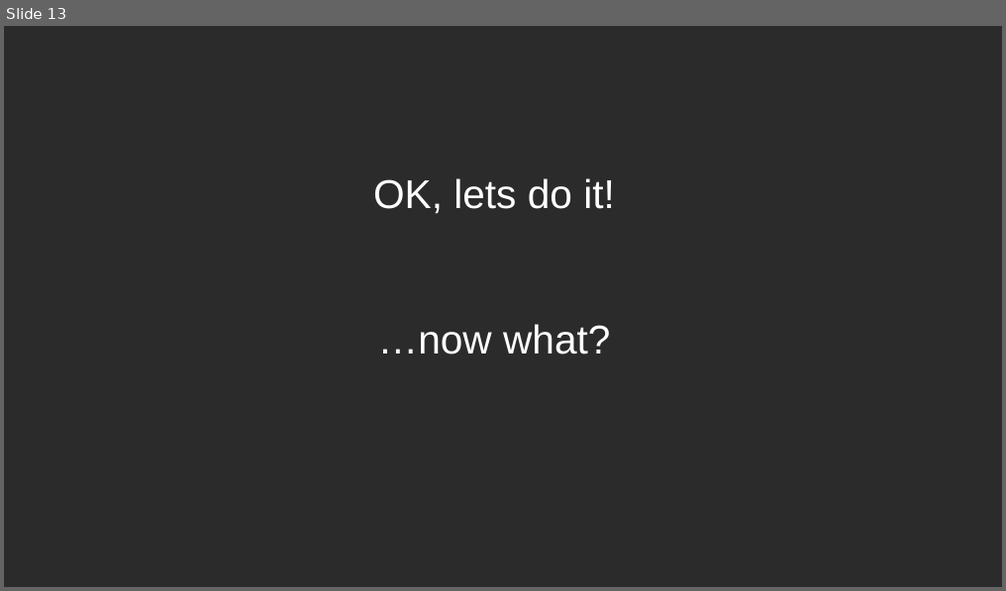
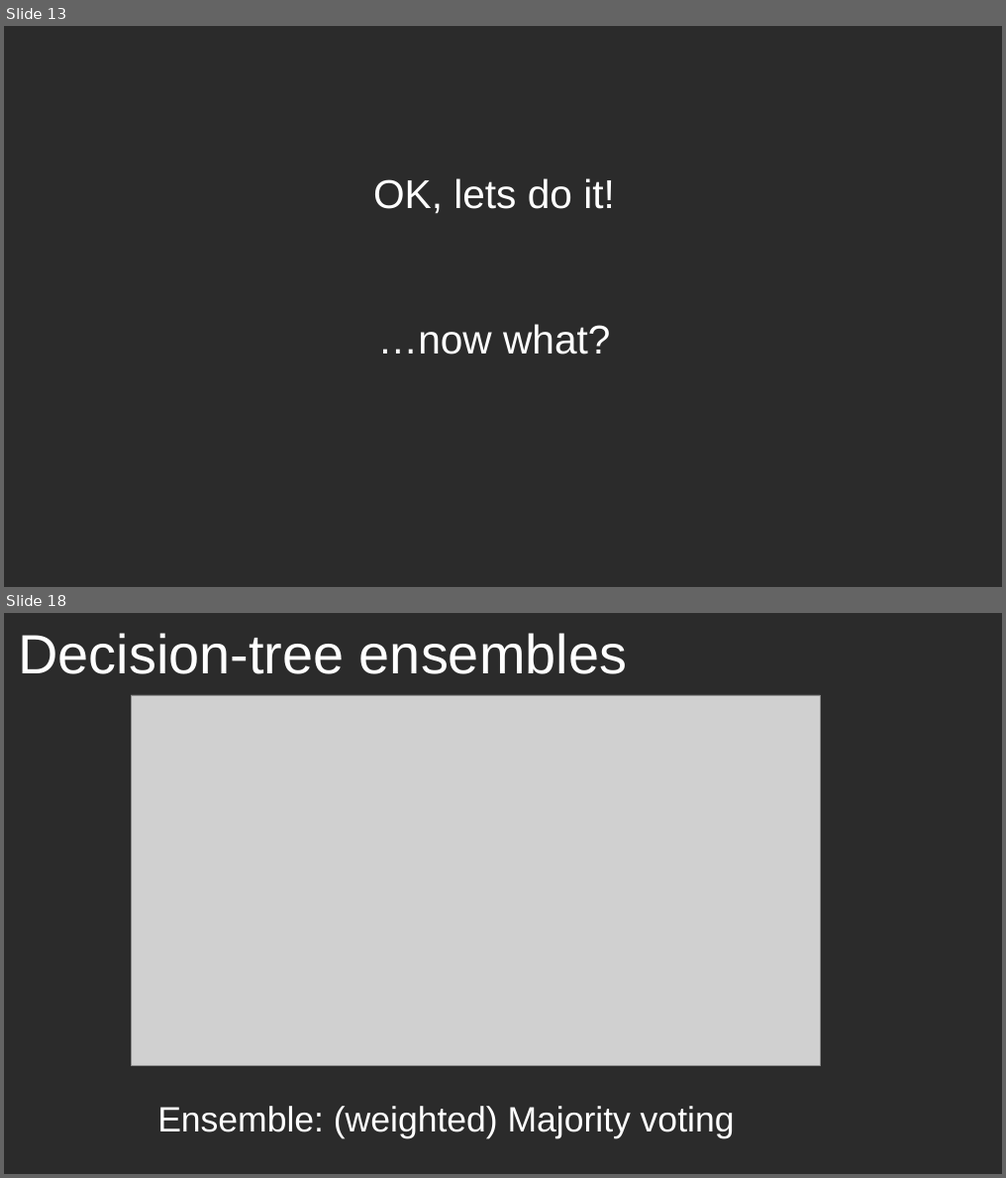
Before and after one commit to jonnor/embeddedml, a slide deck: doc/euroscipy2018/slides.odp. Shown one above the other, each under a label of ours: slide 13 before the commit, slides 13 and 18 after it; the slides between them are not shown. The pictures are 1006x591 and 1006x1178 pixels, drawn with LibreOffice and Linux fonts; fonts in the diff are those of the drawing; grey boxes stand for pictures; background and template pictures are left out; a plain dark background stands for a picture behind light text. Boxes give left, top, right and bottom in pixels: in the first picture for what was removed or moved away, otherwise in the second. Text is boxed around its words. In the diff, an @@ line names an element or a change of style, - is before the commit and + after.

```diff
--- a/doc/euroscipy2018/slides.odp
+++ b/doc/euroscipy2018/slides.odp
@@ slide 18 added at bbox=[4, 613, 1002, 1174], background picture (left out) @@
@@ title added at bbox=[18, 633, 627, 674], 44 pt, text #FFFFFF @@
+Decision-tree ensembles
@@ picture added at bbox=[131, 695, 821, 1065] @@
@@ text added at bbox=[157, 1106, 735, 1139], 28 pt, text #FFFFFF @@
+Ensemble: (weighted) Majority voting
```
Also in this commit, not shown: 16 slides changed, 2 other slides added, 1 slide removed, 13 other files.
